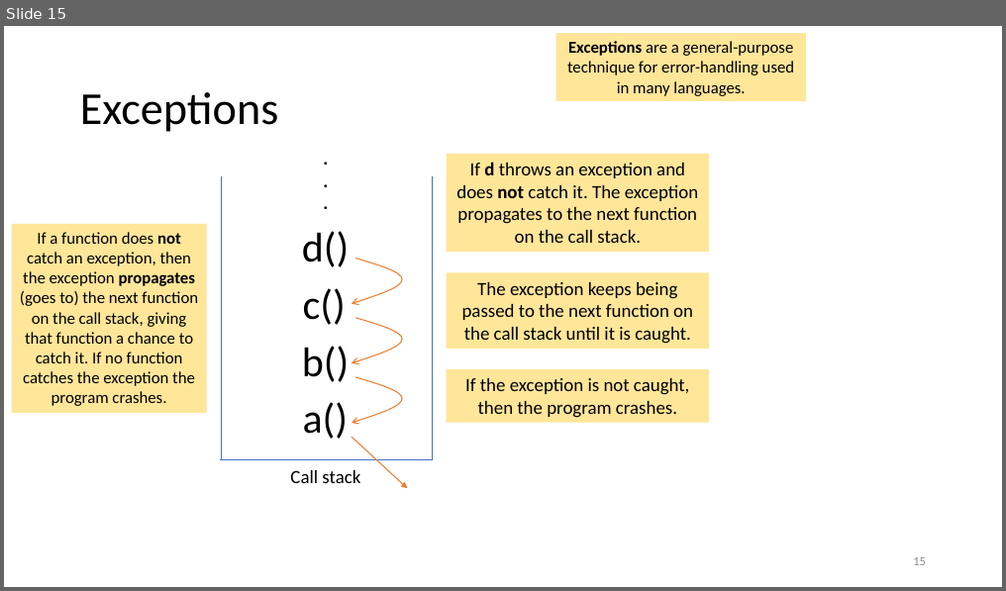
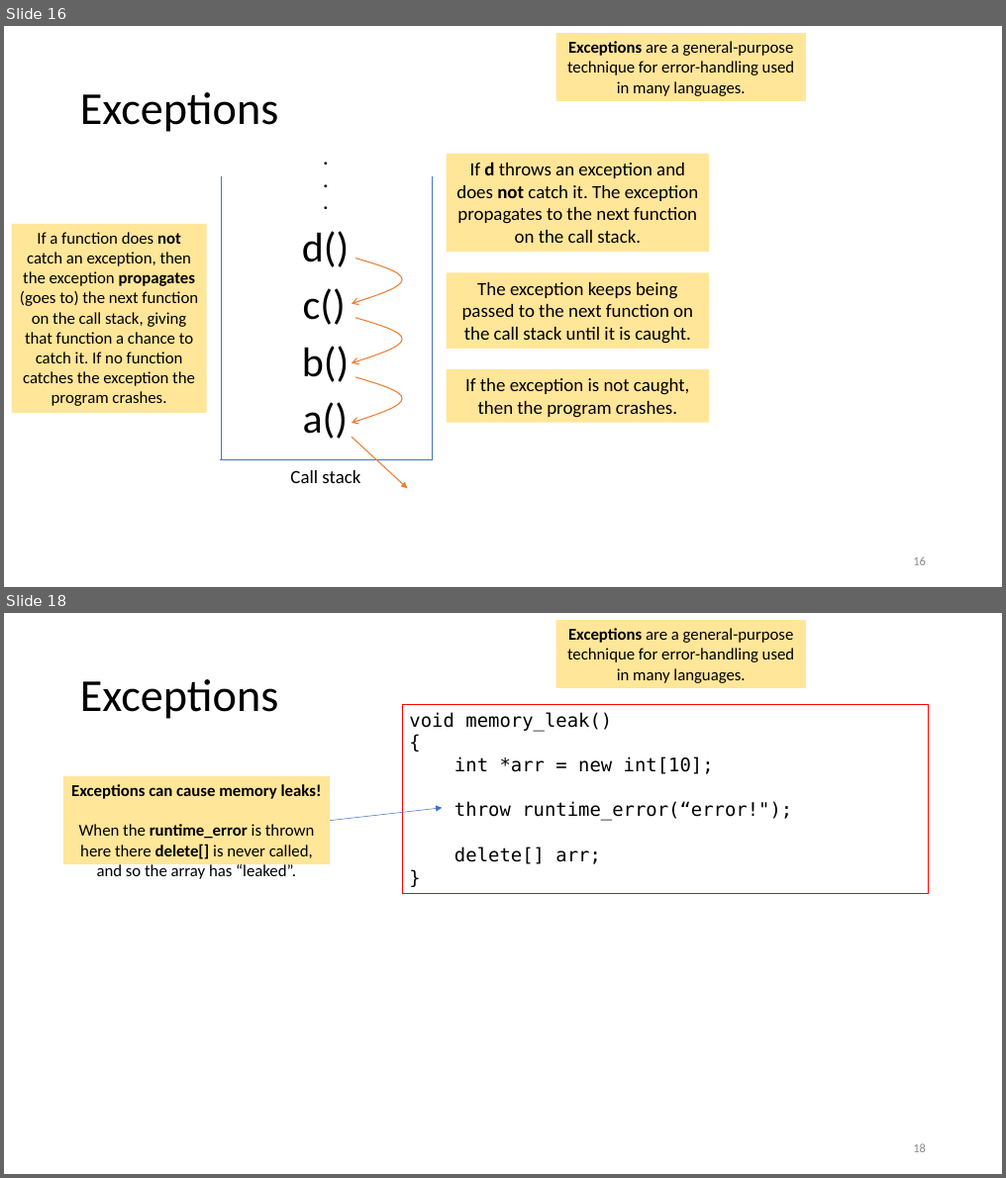
Before and after one commit to tjd1234/cmpt135spring2024, a slide deck: sample_code/week9/week9_cmpt135.pptx. Shown one above the other, each under a label of ours: slide 15 before the commit, slides 16 and 18 after it; the slides between them are not shown. The pictures are 1006x591 and 1006x1178 pixels, drawn with LibreOffice and Linux fonts; fonts in the diff are those of the drawing. Boxes give left, top, right and bottom in pixels: in the first picture for what was removed or moved away, otherwise in the second. Text is boxed around its words. In the diff, an @@ line names an element or a change of style, - is before the commit and + after.

```diff
--- a/sample_code/week9/week9_cmpt135.pptx
+++ b/sample_code/week9/week9_cmpt135.pptx
@@ slide 18 added at <box>4,613,1002,1174</box>, background #FFFFFF @@
@@ rectangle added at <box>556,621,807,688</box>, fill #FFE699, 16 pt, text #000000 @@
+Exceptions are a general-purpose technique for error-handling used in many languages.
@@ title added at <box>80,679,278,719</box>, 44 pt, text #000000 @@
+Exceptions
@@ rectangle added at <box>402,705,930,894</box>, outline #FF0000 0.75 pt, 18 pt, text #000000 @@
+void memory_leak()
+{
+int *arr = new int[10];
+throw runtime_error(“error!");
+delete[] arr;
+}
@@ rectangle added at <box>63,776,330,864</box>, fill #FFE699, 16 pt, text #000000 @@
+Exceptions can cause memory leaks!
+When the runtime_error is thrown here there delete[] is never called, and so the array has “leaked”.
@@ arrow added from (330, 820) to (442, 808), #4472C4 0.5 pt @@
@@ page number added at <box>913,1144,926,1153</box>, 12 pt, text #8C8C8C @@
+18
@@ what was slide 15 is now slide 16 @@
```
Also in this commit, not shown: 6 slides changed, 5 other slides added, 1 other file.
